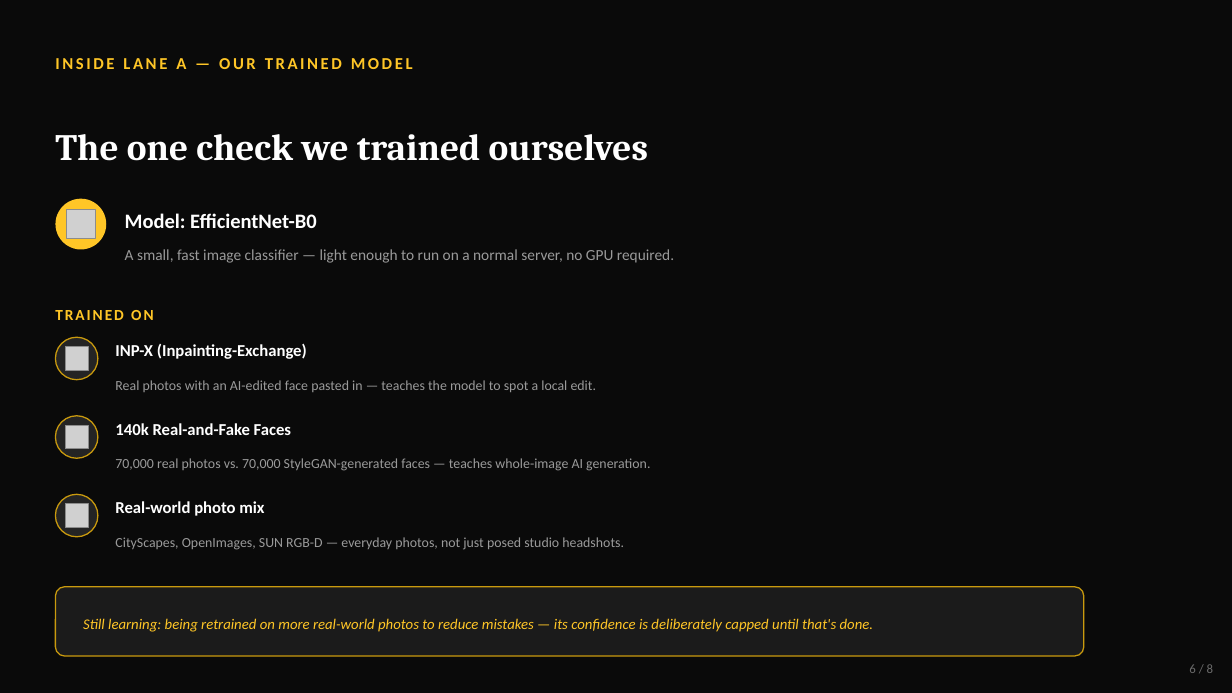
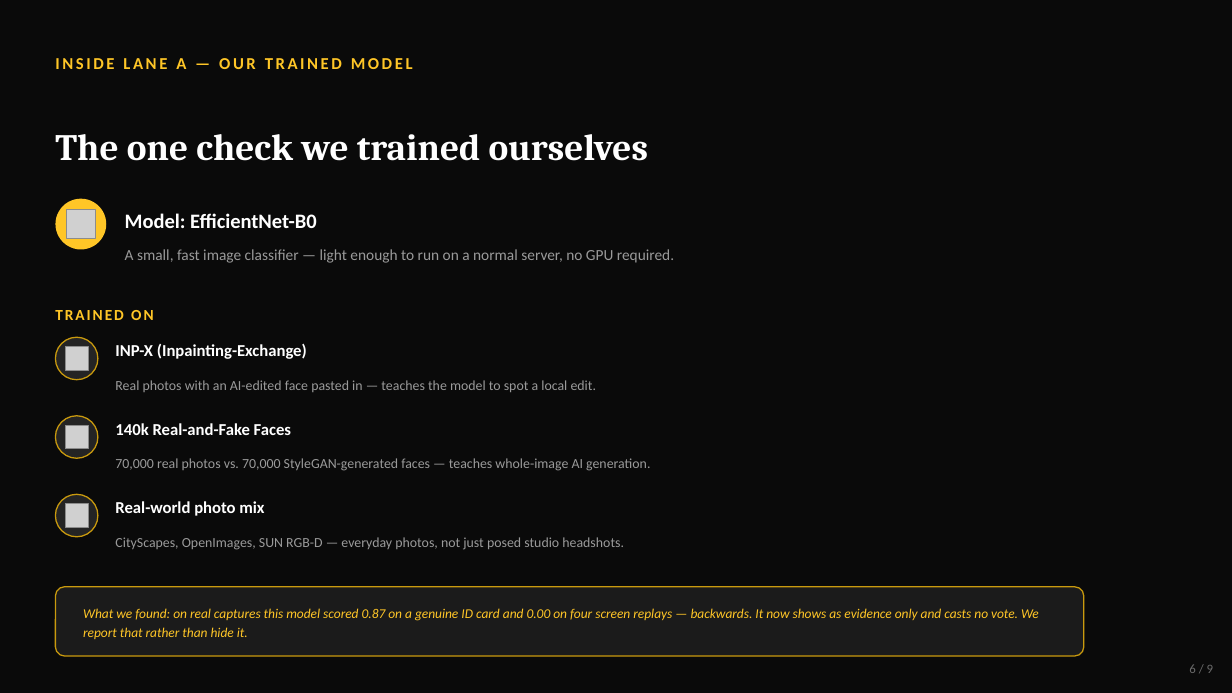
Before and after one commit to abhinavteja123/VeriLens, a slide deck: slide 6 of pitch/VeriLens_Pitch.pptx. Drawn at 1232x693 pixels with LibreOffice and Linux fonts; fonts in the diff are those of the drawing; grey boxes stand for pictures. Boxes give left, top, right and bottom in pixels: in the first picture for what was removed or moved away, otherwise in the second. Text is boxed around its words. In the diff, an @@ line names an element or a change of style, - is before the commit and + after.

```diff
--- a/pitch/VeriLens_Pitch.pptx
+++ b/pitch/VeriLens_Pitch.pptx
@@ text at [83,608,1039,639]: text changed; size 11.5 to 10.5 pt @@
-Still learning: being retrained on more real-world photos to reduce mistakes — its confidence is deliberately capped until that's done.
+What we found: on real captures this model scored 0.87 on a genuine ID card and 0.00 on four screen replays — backwards. It now shows as evidence only and casts no vote. We report that rather than hide it.
```
Also in this commit, not shown: 6 other slides changed, 1 slide added, 4 other files.
